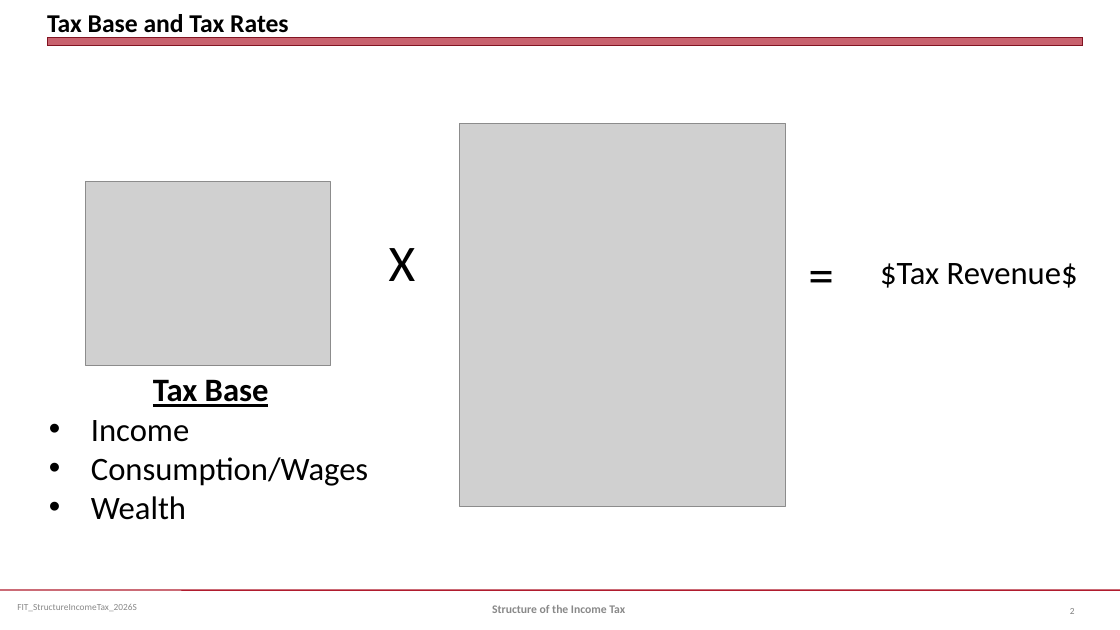
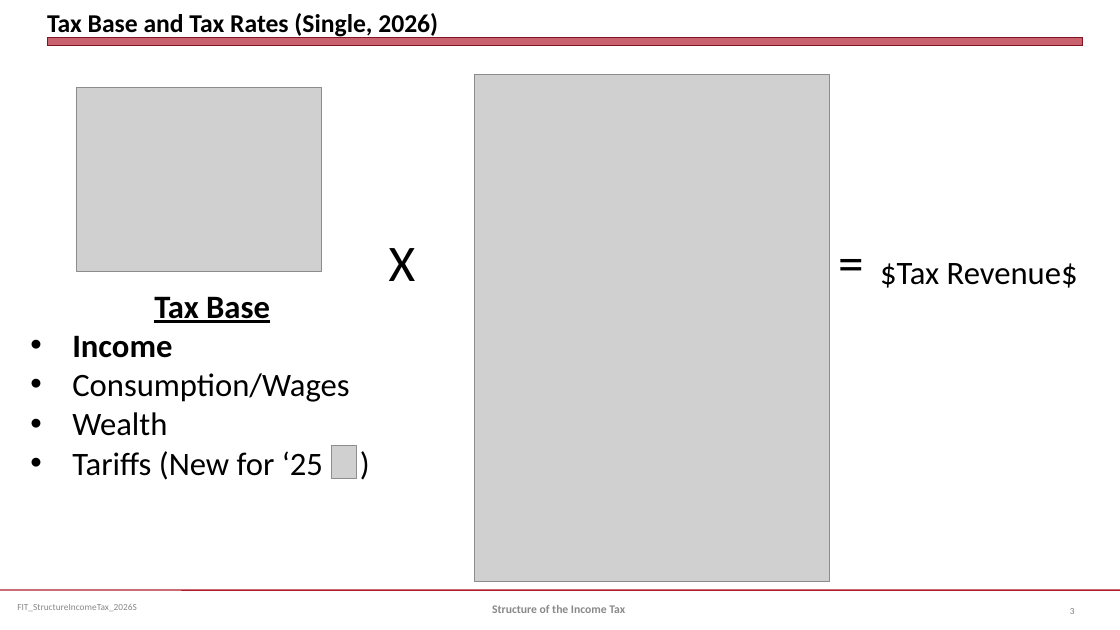
Before and after one commit to jmc877/Fed-Income-Tax, a slide deck: slide 3 of slides/FIT_StructureIncomeTax_2026S.pptx (slide 2 before the commit). Drawn at 1120x630 pixels with LibreOffice and Linux fonts; fonts in the diff are those of the drawing; grey boxes stand for pictures. Boxes give left, top, right and bottom in pixels: in the first picture for what was removed or moved away, otherwise in the second. Text is boxed around its words. In the diff, an @@ line names an element or a change of style, - is before the commit and + after.

```diff
--- a/slides/FIT_StructureIncomeTax_2026S.pptx
+++ b/slides/FIT_StructureIncomeTax_2026S.pptx
@@ title at (47, 13, 438, 38): text changed @@
-Tax Base and Tax Rates
+Tax Base and Tax Rates (Single, 2026)
@@ picture: place and size @@
-picture at (86, 181, 330, 365)
+picture at (76, 87, 321, 271)
@@ picture: place and size @@
-picture at (460, 124, 786, 507)
+picture at (475, 75, 829, 582)
@@ text "=": place and size @@
-text "=" at (801, 238, 844, 308)
+text "=" at (830, 226, 872, 297)
@@ text "Tax Base": place and size @@
-text "Tax Base" at (91, 379, 368, 520)
+text "Tax Base" at (72, 296, 349, 480)
@@ text at (72, 335, 172, 358): bold on in "Income" @@
@@ picture added at (332, 446, 357, 479) @@
@@ text at (72, 451, 323, 480): paragraph added @@
+• Tariffs (New for ‘25 )
```
Also in this commit, not shown: 21 other slides changed, 5 slides added, 2 other files.
